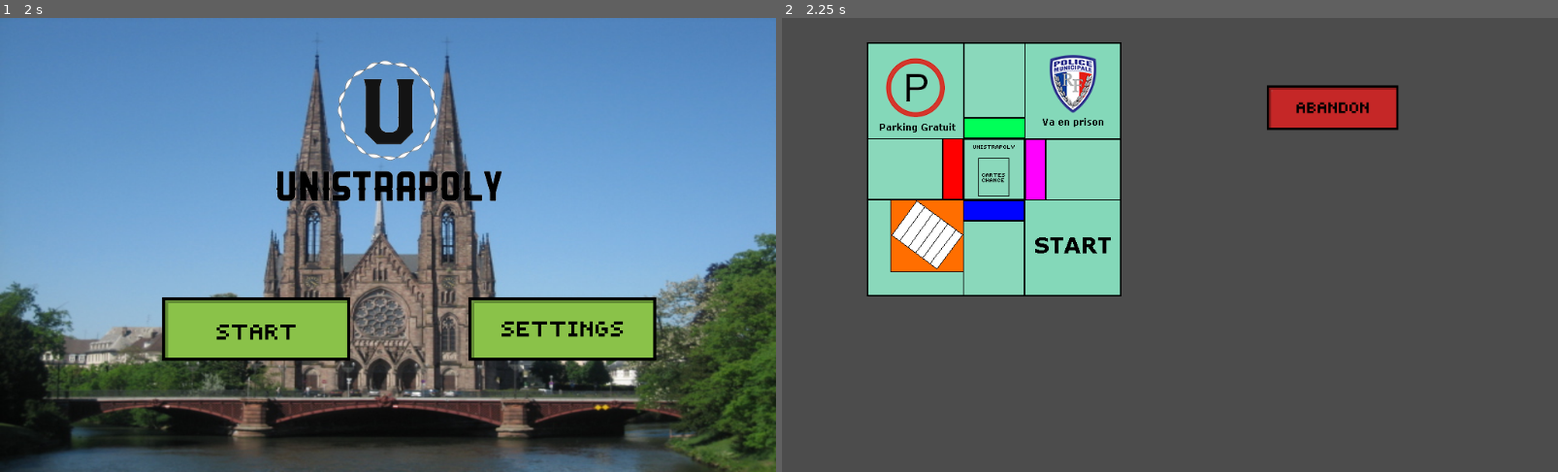
Above: before the commit, frames 1-2 (left to right).
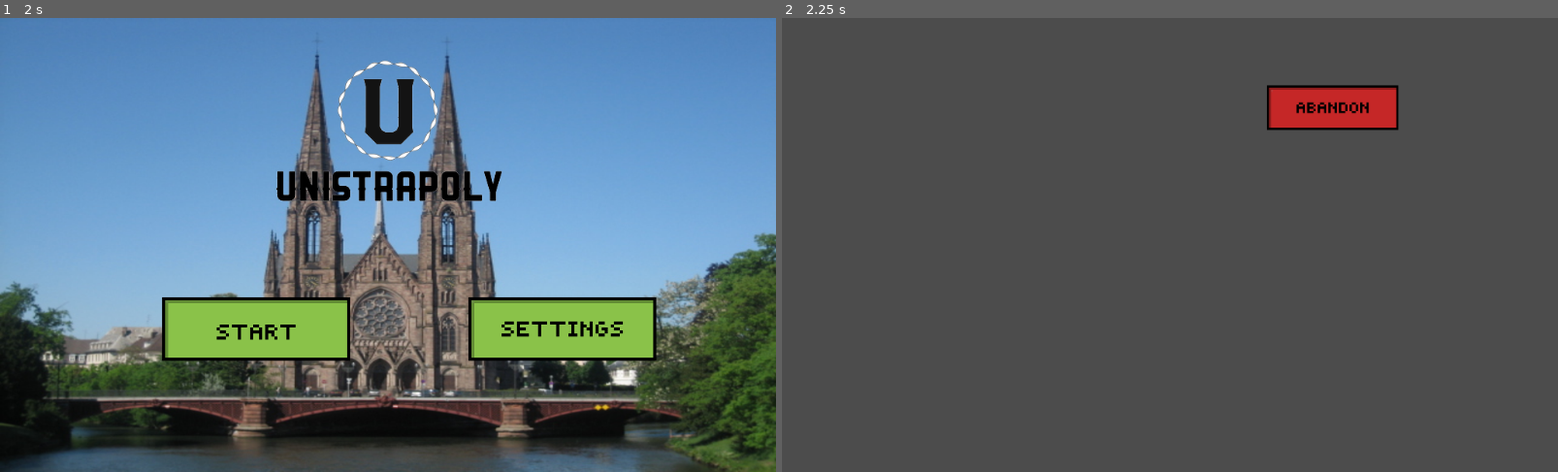
Above: after the commit, the same moments.

Repository: DARWICHAli/projet_integrateur
Game: Godot game, scene res://Start.tscn
Two runs of this game, one before a commit and one after it. Both use one fixed random seed, a clock stepped at 60 frames per second and the inputs below. Before the commit the project starts from res://scene1.tscn.
Inputs (mouse positions are in pixels of both pictures, inside the frame that each line leads up to):
- Up to frame 1 (2 s): click (535, 140) at 0.5 s; click (543, 376) at 1.25 s
- Up to frame 2 (2.25 s): click (1014, 376) at 2 s

Frame 1 is identical in both runs. In frame 2, 18% of the frame differs, in the area x 10-44%, y 5-62%.

Commit message:
update des fichiers

Diff:
--- /dev/null
+++ b/godot/Start.tscn
@@ -0,0 +1,86 @@
+[gd_scene load_steps=10 format=2]
+
+[ext_resource path="res://GFX/background_acceuil(2).jpg" type="Texture" id=12]
+[ext_resource path="res://GFX/start_pressed.png" type="Texture" id=13]
+[ext_resource path="res://GFX/start_not_pressed.png" type="Texture" id=14]
+[ext_resource path="res://GFX/setting_not_pressed.png" type="Texture" id=15]
+[ext_resource path="res://GFX/setting_pressed.png" type="Texture" id=16]
+[ext_resource path="res://GFX/logo.png" type="Texture" id=17]
+[ext_resource path="res://Acceuil.gd" type="Script" id=18]
+[ext_resource path="res://GFX/abandon_pressed.png" type="Texture" id=19]
+[ext_resource path="res://GFX/abandon_not_pressed.png" type="Texture" id=20]
+
+[node name="Start" type="Node2D"]
+script = ExtResource( 18 )
+
+[node name="Abandon" type="TextureButton" parent="."]
+margin_left = 566.764
+margin_top = 21.8633
+margin_right = 966.764
+margin_bottom = 421.863
+rect_scale = Vector2( 0.7, 0.7 )
+texture_normal = ExtResource( 20 )
+texture_pressed = ExtResource( 19 )
+__meta__ = {
+"_edit_use_anchors_": false
+}
+
+[node name="Acceuil" type="Node2D" parent="."]
+
+[node name="Background" type="TextureRect" parent="Acceuil"]
+margin_right = 1024.0
+margin_bottom = 600.0
+texture = ExtResource( 12 )
+expand = true
+__meta__ = {
+"_edit_use_anchors_": false
+}
+
+[node name="VBoxContainer" type="VBoxContainer" parent="Acceuil"]
+margin_right = 1024.0
+__meta__ = {
+"_edit_use_anchors_": false
+}
+
+[node name="HBoxContainer2" type="HBoxContainer" parent="Acceuil/VBoxContainer"]
+margin_right = 1024.0
+margin_bottom = 269.0
+alignment = 1
+
+[node name="Logo" type="TextureRect" parent="Acceuil/VBoxContainer/HBoxContainer2"]
+margin_left = 334.0
+margin_right = 690.0
+margin_bottom = 269.0
+texture = ExtResource( 17 )
+__meta__ = {
+"_edit_use_anchors_": false
+}
+
+[node name="HBoxContainer" type="HBoxContainer" parent="Acceuil/VBoxContainer"]
+margin_top = 273.0
+margin_right = 1024.0
+margin_bottom = 673.0
+alignment = 1
+__meta__ = {
+"_edit_use_anchors_": false
+}
+
+[node name="StartButton" type="TextureButton" parent="Acceuil/VBoxContainer/HBoxContainer"]
+margin_left = 110.0
+margin_right = 510.0
+margin_bottom = 400.0
+focus_mode = 1
+mouse_default_cursor_shape = 2
+enabled_focus_mode = 1
+texture_normal = ExtResource( 14 )
+texture_pressed = ExtResource( 13 )
+
+[node name="SettingsButton" type="TextureButton" parent="Acceuil/VBoxContainer/HBoxContainer"]
+margin_left = 514.0
+margin_right = 914.0
+margin_bottom = 400.0
+mouse_default_cursor_shape = 2
+texture_normal = ExtResource( 15 )
+texture_pressed = ExtResource( 16 )
+[connection signal="pressed" from="Abandon" to="." method="_on_TextureButton_pressed"]
+[connection signal="pressed" from="Acceuil/VBoxContainer/HBoxContainer/StartButton" to="." method="_on_StartButton_pressed"]
--- a/godot/project.godot
+++ b/godot/project.godot
@@ -16,7 +16,7 @@
 [application]
 
 config/name="Godot"
-run/main_scene="res://scene1.tscn"
+run/main_scene="res://Start.tscn"
 config/icon="res://icon.png"
 
 [rendering]
--- a/godot/scene1.tscn
+++ /dev/null
@@ -1,296 +0,0 @@
-[gd_scene load_steps=22 format=2]
-
-[ext_resource path="res://sprites/parking_gratuit3.png" type="Texture" id=1]
-[ext_resource path="res://sprites/pixil-frame_rose.png" type="Texture" id=2]
-[ext_resource path="res://sprites/pixil-frame_bleu.png" type="Texture" id=3]
-[ext_resource path="res://sprites/pixil-frame_rouge.png" type="Texture" id=4]
-[ext_resource path="res://sprites/start.png" type="Texture" id=5]
-[ext_resource path="res://sprites/middle_small.png" type="Texture" id=6]
-[ext_resource path="res://sprites/pixil-frame_vert.png" type="Texture" id=7]
-[ext_resource path="res://sprites/gotoprison.png" type="Texture" id=8]
-[ext_resource path="res://sprites/prison.png" type="Texture" id=9]
-[ext_resource path="res://sprites/pion2.png" type="Texture" id=10]
-[ext_resource path="res://sprites/pion1.png" type="Texture" id=11]
-[ext_resource path="res://GFX/background_acceuil(2).jpg" type="Texture" id=12]
-[ext_resource path="res://GFX/start_pressed.png" type="Texture" id=13]
-[ext_resource path="res://GFX/start_not_pressed.png" type="Texture" id=14]
-[ext_resource path="res://GFX/setting_not_pressed.png" type="Texture" id=15]
-[ext_resource path="res://GFX/setting_pressed.png" type="Texture" id=16]
-[ext_resource path="res://GFX/logo.png" type="Texture" id=17]
-[ext_resource path="res://Acceuil.gd" type="Script" id=18]
-[ext_resource path="res://GFX/abandon_pressed.png" type="Texture" id=19]
-[ext_resource path="res://GFX/abandon_not_pressed.png" type="Texture" id=20]
-
-[sub_resource type="TileSet" id=1]
-1/name = "parking_gratuit3.png 1"
-1/texture = ExtResource( 1 )
-1/tex_offset = Vector2( 0, 0 )
-1/modulate = Color( 1, 1, 1, 1 )
-1/region = Rect2( 0, 0, 128, 128 )
-1/tile_mode = 0
-1/occluder_offset = Vector2( 0, 0 )
-1/navigation_offset = Vector2( 0, 0 )
-1/shape_offset = Vector2( 0, 0 )
-1/shape_transform = Transform2D( 1, 0, 0, 1, 0, 0 )
-1/shape_one_way = false
-1/shape_one_way_margin = 0.0
-1/shapes = [  ]
-1/z_index = 0
-2/name = "pixil-frame_rose.png 2"
-2/texture = ExtResource( 2 )
-2/tex_offset = Vector2( 0, 0 )
-2/modulate = Color( 1, 1, 1, 1 )
-2/region = Rect2( 24, 0, 80, 128 )
-2/tile_mode = 0
-2/occluder_offset = Vector2( 0, 0 )
-2/navigation_offset = Vector2( 0, 0 )
-2/shape_offset = Vector2( 0, 0 )
-2/shape_transform = Transform2D( 1, 0, 0, 1, 0, 0 )
-2/shape_one_way = false
-2/shape_one_way_margin = 0.0
-2/shapes = [  ]
-2/z_index = 0
-3/name = "pixil-frame_rose.png 3"
-3/texture = ExtResource( 2 )
-3/tex_offset = Vector2( 0, 0 )
-3/modulate = Color( 1, 1, 1, 1 )
-3/region = Rect2( 24, 56, 80, 72 )
-3/tile_mode = 1
-3/autotile/bitmask_mode = 0
-3/autotile/bitmask_flags = [  ]
-3/autotile/icon_coordinate = Vector2( 0, 0 )
-3/autotile/tile_size = Vector2( 8, 8 )
-3/autotile/spacing = 0
-3/autotile/occluder_map = [  ]
-3/autotile/navpoly_map = [  ]
-3/autotile/priority_map = [  ]
-3/autotile/z_index_map = [  ]
-3/occluder_offset = Vector2( 0, 0 )
-3/navigation_offset = Vector2( 0, 0 )
-3/shape_offset = Vector2( 0, 0 )
-3/shape_transform = Transform2D( 1, 0, 0, 1, 0, 0 )
-3/shape_one_way = false
-3/shape_one_way_margin = 0.0
-3/shapes = [  ]
-3/z_index = 0
-4/name = "pixil-frame_bleu.png 4"
-4/texture = ExtResource( 3 )
-4/tex_offset = Vector2( 0, 0 )
-4/modulate = Color( 1, 1, 1, 1 )
-4/region = Rect2( 24, 0, 80, 128 )
-4/tile_mode = 0
-4/occluder_offset = Vector2( 0, 0 )
-4/navigation_offset = Vector2( 0, 0 )
-4/shape_offset = Vector2( 0, 0 )
-4/shape_transform = Transform2D( 1, 0, 0, 1, 0, 0 )
-4/shape_one_way = false
-4/shape_one_way_margin = 0.0
-4/shapes = [  ]
-4/z_index = 0
-5/name = "pixil-frame_rouge.png 5"
-5/texture = ExtResource( 4 )
-5/tex_offset = Vector2( 0, 0 )
-5/modulate = Color( 1, 1, 1, 1 )
-5/region = Rect2( 24, 0, 80, 128 )
-5/tile_mode = 0
-5/occluder_offset = Vector2( 0, 0 )
-5/navigation_offset = Vector2( 0, 0 )
-5/shape_offset = Vector2( 0, 0 )
-5/shape_transform = Transform2D( 1, 0, 0, 1, 0, 0 )
-5/shape_one_way = false
-5/shape_one_way_margin = 0.0
-5/shapes = [  ]
-5/z_index = 0
-6/name = "pixil-frame_vert.png 6"
-6/texture = ExtResource( 7 )
-6/tex_offset = Vector2( 0, 0 )
-6/modulate = Color( 1, 1, 1, 1 )
-6/region = Rect2( 24, 0, 80, 128 )
-6/tile_mode = 0
-6/occluder_offset = Vector2( 0, 0 )
-6/navigation_offset = Vector2( 0, 0 )
-6/shape_offset = Vector2( 0, 0 )
-6/shape_transform = Transform2D( 1, 0, 0, 1, 0, 0 )
-6/shape_one_way = false
-6/shape_one_way_margin = 0.0
-6/shapes = [  ]
-6/z_index = 0
-7/name = "prison.png 7"
-7/texture = ExtResource( 9 )
-7/tex_offset = Vector2( 0, 0 )
-7/modulate = Color( 1, 1, 1, 1 )
-7/region = Rect2( 0, 0, 128, 128 )
-7/tile_mode = 0
-7/occluder_offset = Vector2( 0, 0 )
-7/navigation_offset = Vector2( 0, 0 )
-7/shape_offset = Vector2( 0, 0 )
-7/shape_transform = Transform2D( 1, 0, 0, 1, 0, 0 )
-7/shape_one_way = false
-7/shape_one_way_margin = 0.0
-7/shapes = [  ]
-7/z_index = 0
-8/name = "start.png 8"
-8/texture = ExtResource( 5 )
-8/tex_offset = Vector2( 0, 0 )
-8/modulate = Color( 1, 1, 1, 1 )
-8/region = Rect2( 0, 0, 128, 128 )
-8/tile_mode = 0
-8/occluder_offset = Vector2( 0, 0 )
-8/navigation_offset = Vector2( 0, 0 )
-8/shape_offset = Vector2( 0, 0 )
-8/shape_transform = Transform2D( 1, 0, 0, 1, 0, 0 )
-8/shape_one_way = false
-8/shape_one_way_margin = 0.0
-8/shapes = [  ]
-8/z_index = 0
-10/name = "parking_gratuit3.png 10"
-10/texture = ExtResource( 1 )
-10/tex_offset = Vector2( 0, 0 )
-10/modulate = Color( 1, 1, 1, 1 )
-10/region = Rect2( 16, 16, 8, 8 )
-10/tile_mode = 0
-10/occluder_offset = Vector2( 0, 0 )
-10/navigation_offset = Vector2( 0, 0 )
-10/shape_offset = Vector2( 0, 0 )
-10/shape_transform = Transform2D( 1, 0, 0, 1, 0, 0 )
-10/shape_one_way = false
-10/shape_one_way_margin = 0.0
-10/shapes = [  ]
-10/z_index = 0
-14/name = "gotoprison.png 14"
-14/texture = ExtResource( 8 )
-14/tex_offset = Vector2( 0, 0 )
-14/modulate = Color( 1, 1, 1, 1 )
-14/region = Rect2( 0, 0, 128, 128 )
-14/tile_mode = 0
-14/occluder_offset = Vector2( 0, 0 )
-14/navigation_offset = Vector2( 0, 0 )
-14/shape_offset = Vector2( 0, 0 )
-14/shape_transform = Transform2D( 1, 0, 0, 1, 0, 0 )
-14/shape_one_way = false
-14/shape_one_way_margin = 0.0
-14/shapes = [  ]
-14/z_index = 0
-15/name = "middle_small.png 15"
-15/texture = ExtResource( 6 )
-15/tex_offset = Vector2( 0, 0 )
-15/modulate = Color( 1, 1, 1, 1 )
-15/region = Rect2( 0, 0, 80, 80 )
-15/tile_mode = 0
-15/occluder_offset = Vector2( 0, 0 )
-15/navigation_offset = Vector2( 0, 0 )
-15/shape_offset = Vector2( 0, 0 )
-15/shape_transform = Transform2D( 1, 0, 0, 1, 0, 0 )
-15/shape_one_way = false
-15/shape_one_way_margin = 0.0
-15/shapes = [  ]
-15/z_index = 0
-16/name = "pion2.png 16"
-16/texture = ExtResource( 10 )
-16/tex_offset = Vector2( 0, 0 )
-16/modulate = Color( 1, 1, 1, 1 )
-16/region = Rect2( 0, 0, 8, 8 )
-16/tile_mode = 0
-16/occluder_offset = Vector2( 0, 0 )
-16/navigation_offset = Vector2( 0, 0 )
-16/shape_offset = Vector2( 0, 0 )
-16/shape_transform = Transform2D( 1, 0, 0, 1, 0, 0 )
-16/shape_one_way = false
-16/shape_one_way_margin = 0.0
-16/shapes = [  ]
-16/z_index = 0
-17/name = "pion1.png 17"
-17/texture = ExtResource( 11 )
-17/tex_offset = Vector2( 0, 0 )
-17/modulate = Color( 1, 1, 1, 1 )
-17/region = Rect2( 0, 0, 8, 8 )
-17/tile_mode = 0
-17/occluder_offset = Vector2( 0, 0 )
-17/navigation_offset = Vector2( 0, 0 )
-17/shape_offset = Vector2( 0, 0 )
-17/shape_transform = Transform2D( 1, 0, 0, 1, 0, 0 )
-17/shape_one_way = false
-17/shape_one_way_margin = 0.0
-17/shapes = [  ]
-17/z_index = 0
-
-[node name="Node2D" type="Node2D"]
-script = ExtResource( 18 )
-
-[node name="TileMap" type="TileMap" parent="."]
-tile_set = SubResource( 1 )
-cell_size = Vector2( 8, 8 )
-format = 1
-tile_data = PoolIntArray( 262158, 1, 0, 262174, 1610612742, 0, 262184, 14, 0, 1310734, -1610612731, 0, 1310750, 15, 0, 1310760, -1073741822, 0, 1966094, 7, 0, 1966110, 4, 0, 1966120, 8, 0 )
-
-[node name="Abandon" type="TextureButton" parent="."]
-margin_left = 566.764
-margin_top = 21.8633
-margin_right = 966.764
-margin_bottom = 421.863
-rect_scale = Vector2( 0.7, 0.7 )
-texture_normal = ExtResource( 20 )
-texture_pressed = ExtResource( 19 )
-__meta__ = {
-"_edit_use_anchors_": false
-}
-
-[node name="Acceuil" type="Node2D" parent="."]
-
-[node name="Background" type="TextureRect" parent="Acceuil"]
-margin_right = 1024.0
-margin_bottom = 600.0
-texture = ExtResource( 12 )
-expand = true
-__meta__ = {
-"_edit_use_anchors_": false
-}
-
-[node name="VBoxContainer" type="VBoxContainer" parent="Acceuil"]
-margin_right = 1024.0
-__meta__ = {
-"_edit_use_anchors_": false
-}
-
-[node name="HBoxContainer2" type="HBoxContainer" parent="Acceuil/VBoxContainer"]
-margin_right = 1024.0
-margin_bottom = 269.0
-alignment = 1
-
-[node name="Logo" type="TextureRect" parent="Acceuil/VBoxContainer/HBoxContainer2"]
-margin_left = 334.0
-margin_right = 690.0
-margin_bottom = 269.0
-texture = ExtResource( 17 )
-__meta__ = {
-"_edit_use_anchors_": false
-}
-
-[node name="HBoxContainer" type="HBoxContainer" parent="Acceuil/VBoxContainer"]
-margin_top = 273.0
-margin_right = 1024.0
-margin_bottom = 673.0
-alignment = 1
-__meta__ = {
-"_edit_use_anchors_": false
-}
-
-[node name="StartButton" type="TextureButton" parent="Acceuil/VBoxContainer/HBoxContainer"]
-margin_left = 110.0
-margin_right = 510.0
-margin_bottom = 400.0
-focus_mode = 1
-mouse_default_cursor_shape = 2
-enabled_focus_mode = 1
-texture_normal = ExtResource( 14 )
-texture_pressed = ExtResource( 13 )
-
-[node name="SettingsButton" type="TextureButton" parent="Acceuil/VBoxContainer/HBoxContainer"]
-margin_left = 514.0
-margin_right = 914.0
-margin_bottom = 400.0
-mouse_default_cursor_shape = 2
-texture_normal = ExtResource( 15 )
-texture_pressed = ExtResource( 16 )
-[connection signal="pressed" from="Abandon" to="." method="_on_TextureButton_pressed"]
-[connection signal="pressed" from="Acceuil/VBoxContainer/HBoxContainer/StartButton" to="." method="_on_StartButton_pressed"]
Binary file added: godot/GFX/pion1_happy.png
Not shown, added: godot/GFX/pion1_happy.png.import
Binary file added: godot/GFX/pion1_ko.png
Not shown, added: godot/GFX/pion1_ko.png.import
Binary file added: godot/GFX/pion1_normal.png
Not shown, added: godot/GFX/pion1_normal.png.import
Binary file added: godot/GFX/pion2_happy.png
Not shown, added: godot/GFX/pion2_happy.png.import
Binary file added: godot/GFX/pion2_ko.png
Not shown, added: godot/GFX/pion2_ko.png.import
Binary file added: godot/GFX/pion2_normal.png
Not shown, added: godot/GFX/pion2_normal.png.import
(and 48 more such lines)
